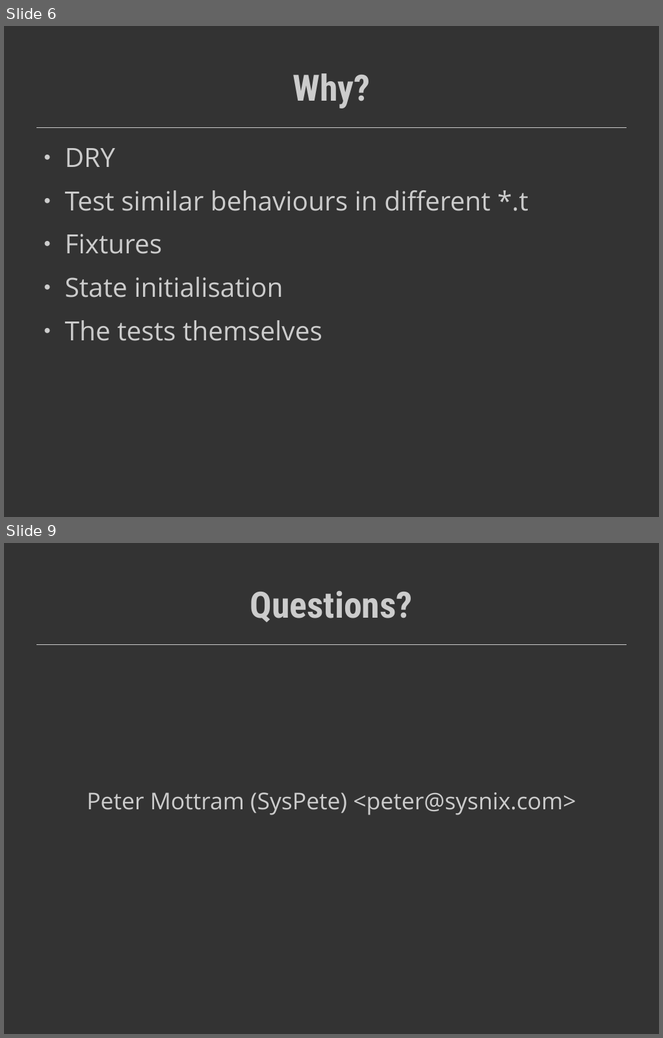
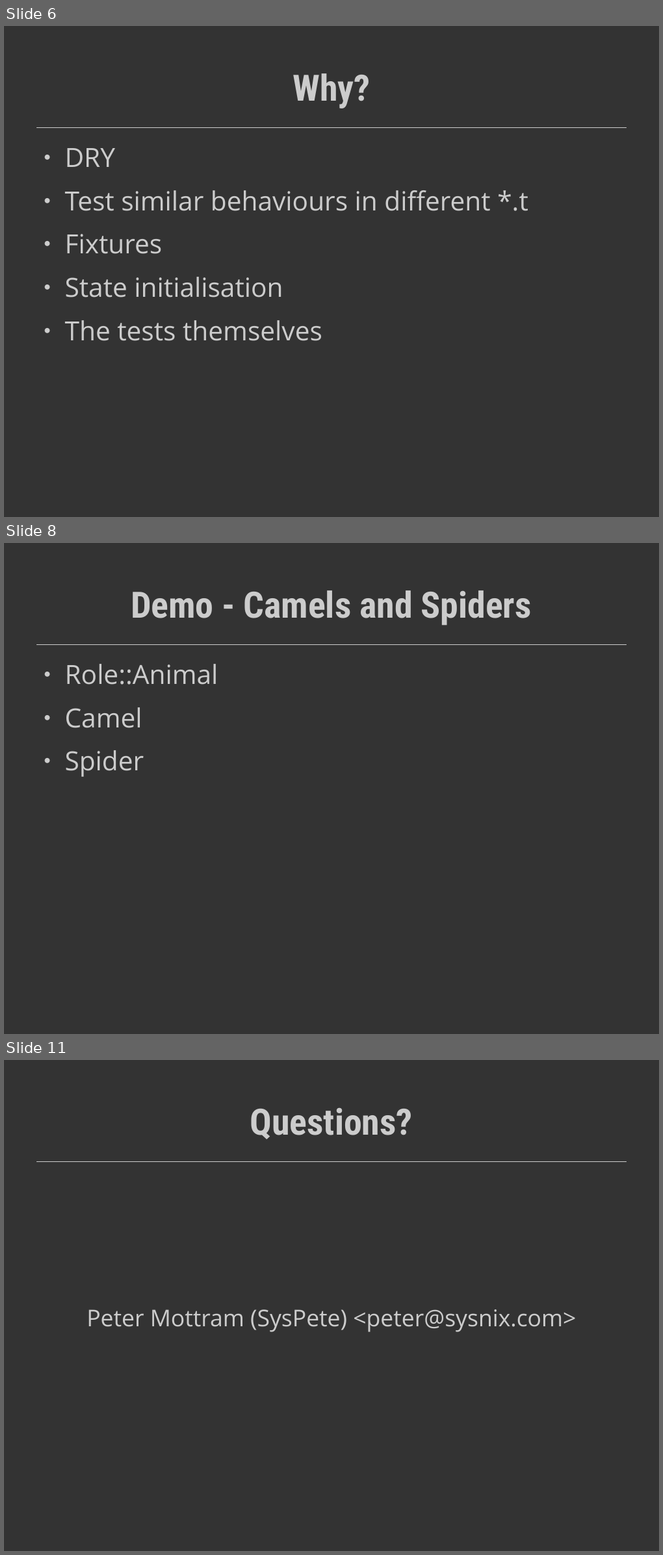
Before and after one commit to SysPete/perl-dancer-conference-2014, a slide deck: test_roo.odp. Shown one above the other, each under a label of ours: slides 6 and 9 before the commit, slides 6, 8 and 11 after it; the slides between them are not shown. The pictures are 663x1038 and 663x1555 pixels, drawn with LibreOffice and Linux fonts; fonts in the diff are those of the drawing. Boxes give left, top, right and bottom in pixels: in the first picture for what was removed or moved away, otherwise in the second. Text is boxed around its words. In the diff, an @@ line names an element or a change of style, - is before the commit and + after.

```diff
--- a/test_roo.odp
+++ b/test_roo.odp
@@ slide 8 added at (4,543,659,1034), background #333333; not listed: 1 template element that a slide beside it also shows @@
@@ title added at (131,590,532,626), 44 pt, text #CCCCCC, bold @@
+Demo - Camels and Spiders
@@ text added at (65,664,218,777), 32 pt, text #CCCCCC @@
+● Role::Animal
+● Camel
+● Spider
@@ what was slide 9 is now slide 11 @@
```
Also in this commit, not shown: 1 slide changed, 2 other slides added, 1 slide removed, 5 other files.
